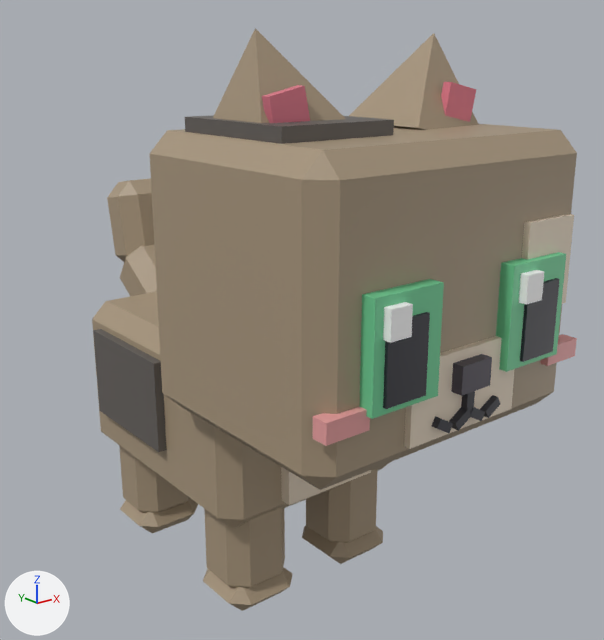
Two versions of the FBX model assets/cat-cafe/exports/CatCafe_Cat_Rubble.fbx, one commit apart.
Camera for both pictures: a camera (50 mm lens) standing at (-0.0165, -0.023, 0.0178) and looking at (0.0008, -0.0013, 0.0092). The lights are fixed; the arrows at lower left show +X, +Y and +Z. The older version comes first. Where no turn or scale is listed for an object, it has been applied to the vertices.

Names of what the first picture shows: 'CatCafe_Cat_Rubble_Body', 'CatCafe_Cat_Rubble_EarL', 'CatCafe_Cat_Rubble_EarR', 'CatCafe_Cat_Rubble_Eye1', 'CatCafe_Cat_Rubble_Eye2', 'CatCafe_Cat_Rubble_Head', 'CatCafe_Cat_Rubble_LegB2', 'CatCafe_Cat_Rubble_LegF1', 'CatCafe_Cat_Rubble_LegF2', 'CatCafe_Cat_Rubble_Tail'.
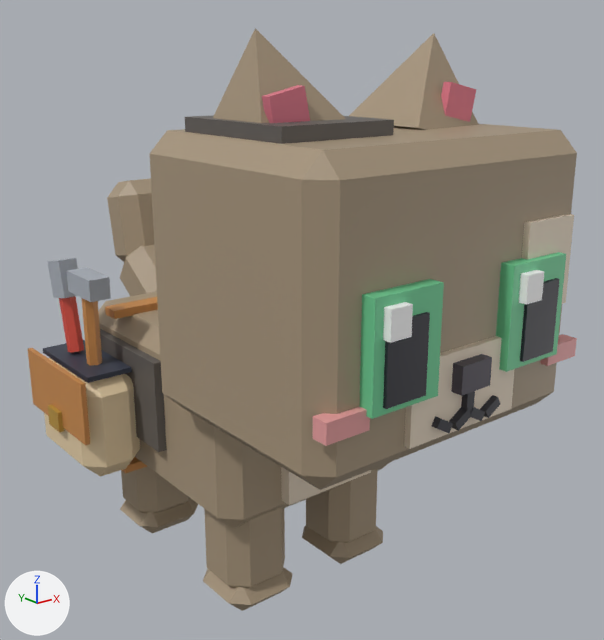
Where the change shows, as pixel boxes [x1, y1, x2, y2] in the pictures (604 x 640 px):
```json
{"object": "CatCafe_Cat_Rubble_Body", "change": "reshaped", "before": [92, 291, 390, 528], "after": [28, 258, 390, 528]}
{"part": 1, "of": "me_catcafe_cat_rubble_body", "change": "added", "after": [105, 297, 158, 319], "on screen": "brown"}
{"part": 2, "of": "me_catcafe_cat_rubble_body", "change": "added", "after": [121, 457, 147, 474], "on screen": "mostly hidden"}
{"part": 3, "of": "me_catcafe_cat_rubble_body", "change": "added", "after": [28, 348, 90, 445], "on screen": "brown"}
{"part": 4, "of": "me_catcafe_cat_rubble_body", "change": "added", "after": [48, 404, 64, 432]}
{"part": 5, "of": "me_catcafe_cat_rubble_body", "change": "added", "after": [43, 340, 132, 383]}
{"part": 6, "of": "me_catcafe_cat_rubble_body", "change": "added", "after": [67, 267, 111, 302]}
{"part": 7, "of": "me_catcafe_cat_rubble_body", "change": "added", "after": [82, 298, 102, 365], "on screen": "brown"}
{"part": 8, "of": "me_catcafe_cat_rubble_body", "change": "added", "after": [44, 358, 140, 477], "on screen": "brown"}
{"part": 9, "of": "me_catcafe_cat_rubble_body", "change": "added", "after": [48, 258, 84, 353]}
```

The change, as JSON lines over the scene's bpy script:
```json
{"block": "me_catcafe_cat_rubble_body", "where": "# used by ob_catcafe_cat_rubble_body; location = (0.0, 0.0, 0.0)"}
{"op": "remove", "block": "me_catcafe_cat_rubble_body", "code": "me_catcafe_cat_rubble_body.from_pydata(...)  # 64 vertices, 56 faces; spans x -0.0042..0.0042, y -0.00395..0.00595, z 0.0033..0.0094"}
{"op": "add", "block": "me_catcafe_cat_rubble_body", "code": "me_catcafe_cat_rubble_body.from_pydata(...)  # 176 vertices, 146 faces; spans x -0.00645..0.0042, y -0.00395..0.00595, z 0.00303..0.01118"}
{"block": "me_catcafe_cat_rubble_body", "change": "me_catcafe_cat_rubble_body part 1: a new loose piece, a box spanning x -0.00405..0.00405, y 0.00313..0.00383, z 0.00907..0.00937, in mat_catcafe_palette"}
{"block": "me_catcafe_cat_rubble_body", "change": "me_catcafe_cat_rubble_body part 2: a new loose piece, a box spanning x -0.00405..0.00405, y 0.00313..0.00383, z 0.00303..0.00333, in mat_catcafe_palette"}
{"block": "me_catcafe_cat_rubble_body", "change": "me_catcafe_cat_rubble_body part 3: a new loose piece, a box spanning x -0.00631..-0.00613, y 0.00123..0.00573, z 0.00558..0.00776, in mat_catcafe_palette"}
{"block": "me_catcafe_cat_rubble_body", "change": "me_catcafe_cat_rubble_body part 4: a new loose piece, a box spanning x -0.00645..-0.00628, y 0.00304..0.00391, z 0.00544..0.00616, in mat_catcafe_palette"}
{"block": "me_catcafe_cat_rubble_body", "change": "me_catcafe_cat_rubble_body part 5: a new loose piece, a box spanning x -0.00588..-0.00429, y 0.00159..0.00536, z 0.0076..0.00777, in mat_catcafe_palette"}
{"block": "me_catcafe_cat_rubble_body", "change": "me_catcafe_cat_rubble_body part 6: a new loose piece, a box spanning x -0.00545..-0.00472, y 0.00188..0.00362, z 0.01022..0.01095, in mat_catcafe_palette"}
{"block": "me_catcafe_cat_rubble_body", "change": "me_catcafe_cat_rubble_body part 7: a new loose piece, a 6-sided cylinder along z spanning x -0.00531..-0.00486, y 0.00249..0.00302, z 0.00769..0.01059, in mat_catcafe_palette"}
{"block": "me_catcafe_cat_rubble_body", "change": "me_catcafe_cat_rubble_body part 8: a new loose piece of 24 vertices spanning x -0.00617..-0.004, y 0.0013..0.00565, z 0.00392..0.00769, in mat_catcafe_palette"}
{"block": "me_catcafe_cat_rubble_body", "change": "me_catcafe_cat_rubble_body part 9"}
{"block": "me_catcafe_cat_rubble_body", "change": "14 vertices are added at x -0.00547..-0.00482, y 0.00383..0.0052, z 0.0078..0.01118"}
{"block": "me_catcafe_cat_rubble_body", "change": "6 new vertices lie (0.0, 0.00048, 0.00226) away from vertices in x -0.0054..-0.00489, y 0.00383..0.00439, z 0.0078..0.00792"}
{"block": "me_catcafe_cat_rubble_body", "change": "14 new faces join them"}
{"block": "me_catcafe_cat_rubble_body", "change": "other edits to the shape of me_catcafe_cat_rubble_body do not show in these pictures"}
```
